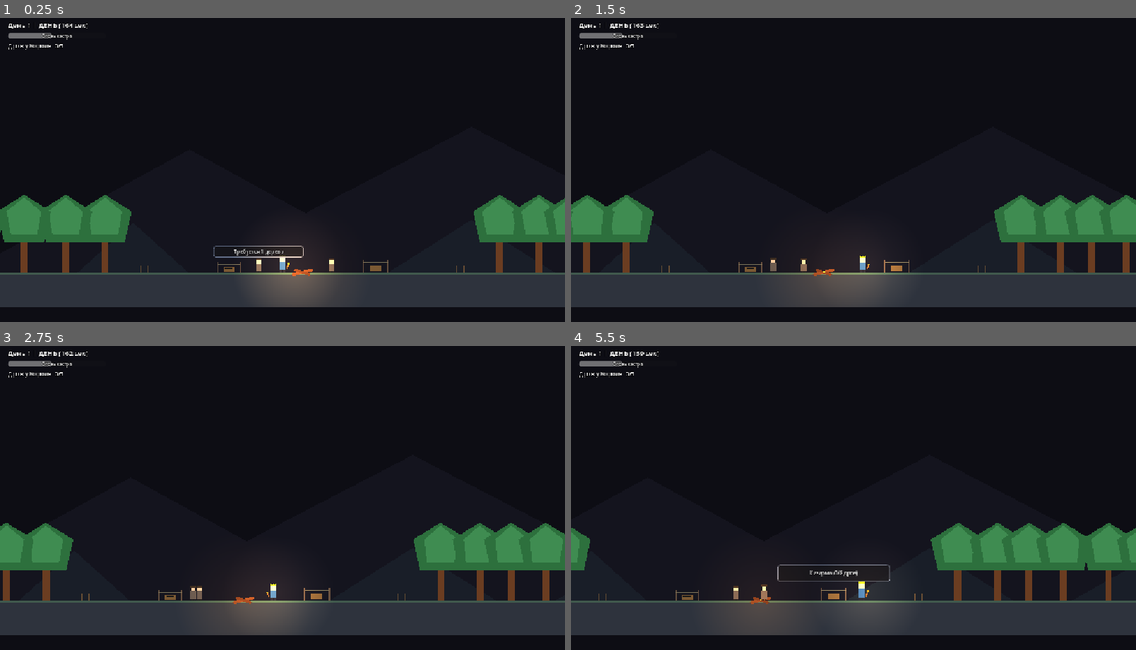
Above: before the commit, frames 1-4 (two rows, left to right).
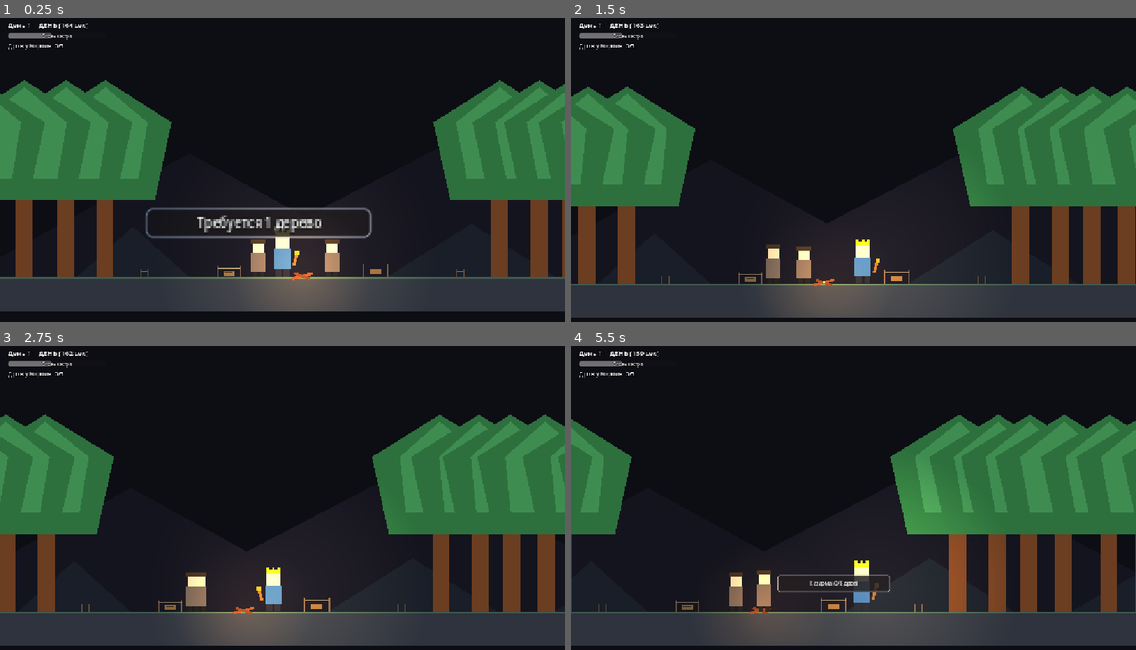
Above: after the commit, the same moments.

Repository: Kyrsadak/turkic-game-jam
Game: Godot game, scene res://scenes/main/main.tscn
Two runs of this game, one before a commit and one after it. Both use one fixed random seed, a clock stepped at 60 frames per second and the inputs below.
Inputs (mouse positions are in pixels of both pictures, inside the frame that each line leads up to):
- Up to frame 1 (0.25 s): no input
- Up to frame 2 (1.5 s): move the mouse to (977, 154) at 0.52 s; hold R 0.53-1.28 s; hold D from 0.53 s (still down); click (977, 154) at 0.67 s; move the mouse to (740, 188) at 1.27 s; tap E at 1.35 s
- Up to frame 3 (2.75 s): move the mouse to (339, 428) at 2.02 s; release D at 2.03 s; hold A from 2.03 s (still down); hold R from 2.03 s (still down)
- Up to frame 4 (5.5 s): move the mouse to (825, 561) at 2.77 s; release A at 2.78 s; release R at 2.78 s; hold D 2.78-4.28 s; tap E at 2.85, 4.35 s; click (825, 561) at 2.92 s; move the mouse to (1023, 546) at 3.52 s; hold R 3.53-4.28 s; move the mouse to (684, 452) at 4.27 s; hold A 4.28-5.03 s; move the mouse to (881, 498) at 5.02 s; hold D from 5.03 s (still down); hold R from 5.03 s (still down); click (881, 498) at 5.17 s

The runs differ from the first frame. In frame 1, 30% of the frame differs, in the area x 0-100%, y 20-97%; in frame 2, 31%; in frame 3, 31%; in frame 4, 31%, in the area x 0-100%, y 22-99%.

Commit message:
fix: восстановить scale=2.5 (потерян при revert), чередовать фланги солдат

Diff:
--- a/scenes/enemy/bear.gd
+++ b/scenes/enemy/bear.gd
@@ -17,6 +17,7 @@
 @onready var detection_area: Area2D = $DetectionArea
 
 func _ready() -> void:
+	scale = Vector2(2.5, 2.5)
 	add_to_group("enemy")
 	add_to_group("bear")
 	health = max_health
--- a/scenes/enemy/enemy.gd
+++ b/scenes/enemy/enemy.gd
@@ -17,6 +17,7 @@
 @onready var detection_area: Area2D = $DetectionArea
 
 func _ready() -> void:
+	scale = Vector2(2.5, 2.5)
 	add_to_group("enemy")
 	health = max_health
 	TextureLoader.try_apply_texture(self, "res://assets/textures/wolf.png", Vector2(0, -9))
--- a/scenes/player/player.gd
+++ b/scenes/player/player.gd
@@ -19,6 +19,7 @@
 var shake_decay: float = 12.0
 
 func _ready() -> void:
+	scale = Vector2(2.5, 2.5)
 	add_to_group("player")
 	update_wood_visuals()
 	TextureLoader.try_apply_texture(self, "res://assets/textures/player.png", Vector2(0, -16))
--- a/scenes/tree/tree.gd
+++ b/scenes/tree/tree.gd
@@ -22,6 +22,7 @@
 @onready var label_health: Label = $LabelHealth
 
 func _ready() -> void:
+	scale = Vector2(2.5, 2.5)
 	add_to_group("tree")
 	health = max_health
 	visual.modulate.a = 1.0
--- a/scenes/units/lumberjack.gd
+++ b/scenes/units/lumberjack.gd
@@ -20,6 +20,7 @@
 @onready var wood_pile: Node2D = $WoodPile
 
 func _ready() -> void:
+	scale = Vector2(2.5, 2.5)
 	add_to_group("lumberjack")
 	update_wood_visuals()
 	current_state = State.WALKING_TO_TREE
--- a/scenes/units/spearman.gd
+++ b/scenes/units/spearman.gd
@@ -17,13 +17,15 @@
 @onready var body: Node2D = $Body
 @onready var spear: Node2D = $Body/Spear
 
+static var spearman_count: int = 0
+
 func _ready() -> void:
+	scale = Vector2(2.5, 2.5)
 	add_to_group("spearman")
 
-	# Определяем фланг по положению спавна относительно костра
-	var campfire = get_tree().get_first_node_in_group("campfire")
-	var campfire_x = campfire.global_position.x if campfire else 0.0
-	flank = 1.0 if global_position.x > campfire_x else -1.0
+	# Чередуем фланги: нечётные → правый (+1), чётные → левый (-1)
+	spearman_count += 1
+	flank = 1.0 if (spearman_count % 2 == 1) else -1.0
 
 	choose_post_position()
 	TextureLoader.try_apply_texture(self, "res://assets/textures/spearman.png", Vector2(0, -14))
--- a/scenes/vagrant/vagrant.gd
+++ b/scenes/vagrant/vagrant.gd
@@ -15,6 +15,7 @@
 @onready var label_status: Label = $LabelStatus
 
 func _ready() -> void:
+	scale = Vector2(2.5, 2.5)
 	add_to_group("vagrant")
 	spawn_x = global_position.x
 	choose_new_wander_target()
